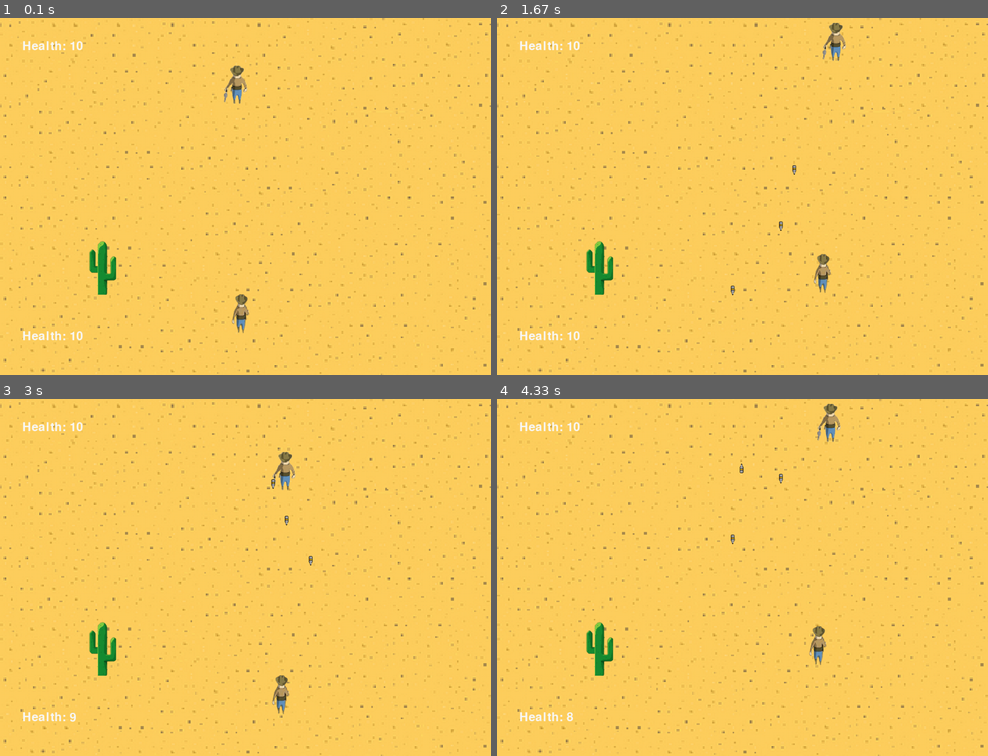
Above: before the commit, frames 1-4 (two rows, left to right).
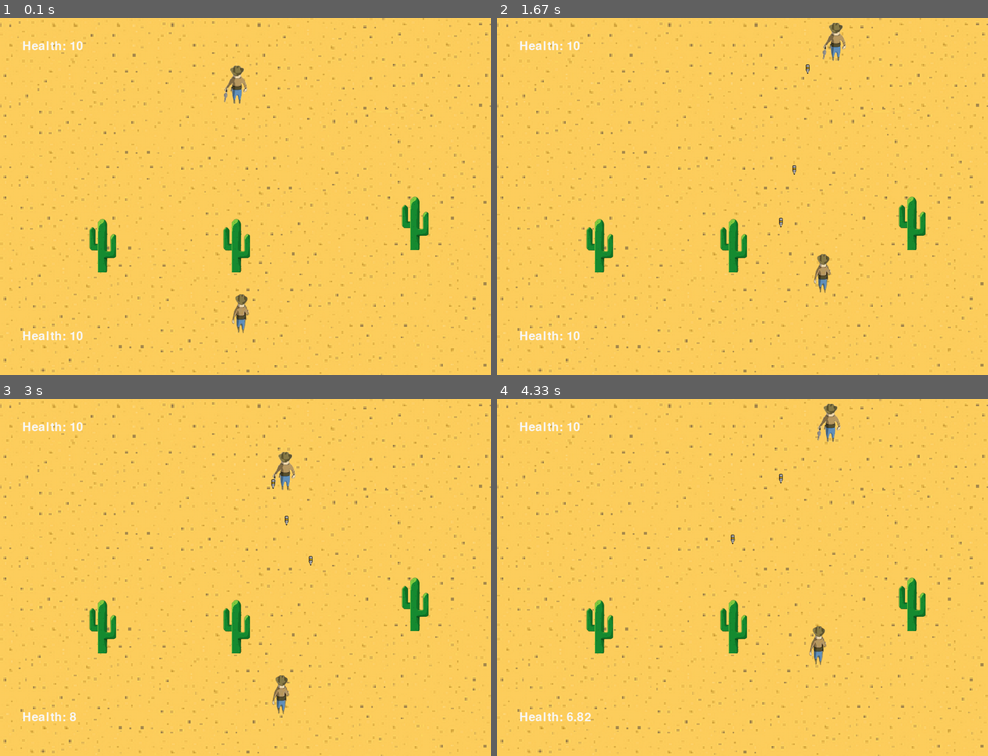
Above: after the commit, the same moments.

Repository: Ivailo2707/Pygame_Project_Cowboy
Game: pygame game, started from main.py
The game is run twice, just before and just after one commit, with the same random seed, the same clock (stepped at 60 frames per second) and the same inputs.
Inputs:
- Up to frame 1 (0.1 s): no input
- Up to frame 2 (1.67 s): tap Ctrl at 0.33 s; hold Right 0.67-1.13 s; hold D 0.67-1.13 s; tap Right Ctrl at 0.73, 1.03, 1.23, 1.57 s; hold Up 1.17-1.47 s; hold W 1.17-1.47 s; hold Right from 1.5 s (still down); hold D from 1.5 s (still down)
- Up to frame 3 (3 s): tap Right Ctrl at 1.87, 2.07, 2.37, 2.63, 2.97 s; release Right at 1.97 s; release D at 1.97 s; hold Left 2-2.53 s; hold A 2-2.53 s; hold Down 2.57-2.87 s; hold S 2.57-2.87 s; hold Left from 2.9 s (still down); hold A from 2.9 s (still down)
- Up to frame 4 (4.33 s): tap Right Ctrl at 3.27, 3.4, 3.8, 4.1 s; release Left at 3.3 s; release A at 3.3 s; hold Up 3.33-3.7 s; hold W 3.33-3.7 s; tap Ctrl at 3.48 s; hold Right from 3.73 s (still down); hold D from 3.73 s (still down)

The runs differ from the first frame. In frame 1, 1.6% of the frame differs, in the area x 18-88%, y 50-78%; in frame 2, 1.7%; in frame 3, 1.6%; in frame 4, 1.7%, in the area x 14-88%, y 18-91%.

Commit message:
implementing multiple cactuses on side 1

Diff:
--- a/Cactus_cover.py
+++ b/Cactus_cover.py
@@ -8,10 +8,15 @@
         self._width = width
         self._health = 5
         self._cactus_image = image
+        self._exists = True
 
     def draw(self, window):
         obstacle_image = pygame.transform.scale(self._cactus_image, (self._width, self._height))
         window.blit(obstacle_image ,(self._x, self._y, self._width, self._height))
+
+    def remove(self):
+        self._exists = False
+
 
     def get_x(self):
         return self._x
@@ -27,3 +32,16 @@
 
     def get_obstacle_rect(self):
         return pygame.Rect(self._x, self._y, self._width, self._height)
+
+    def take_bullet_damage(self):
+        self._health -= 1
+        return self._health
+
+    def get_health(self):
+        return self._health
+
+    def get_status(self):
+        if self._exists == True:
+            return True
+        else:
+            return False
--- a/Game_Controller.py
+++ b/Game_Controller.py
@@ -22,13 +22,23 @@
         self._BULLET_1_IMAGE = pygame.transform.rotate(pygame.image.load(os.path.join('Assets', 'bullet.png')), 180)
         self._BULLET_2_IMAGE = pygame.image.load(os.path.join('Assets', 'bullet.png'))
         self._P1_HIT = pygame.USEREVENT + 1
-        self._P1_CACTUS = pygame.USEREVENT + 2
-        self._P2_HIT = pygame.USEREVENT + 3
+        self._P1_COLLIDE_WITH_CACTUS_SIDE_1_NUMBER_1 = pygame.USEREVENT + 2
+        self._P1_COLLIDE_WITH_CACTUS_SIDE_1_NUMBER_2 = pygame.USEREVENT + 3
+        self._P1_COLLIDE_WITH_CACTUS_SIDE_1_NUMBER_3 = pygame.USEREVENT + 4
+        self._CACTUS_SIDE_1_NUM_1_HIT = pygame.USEREVENT + 5
+        self._CACTUS_SIDE_1_NUM_2_HIT = pygame.USEREVENT + 6
+        self._CACTUS_SIDE_1_NUM_3_HIT = pygame.USEREVENT + 7
+        self._P2_HIT = pygame.USEREVENT + 8
         self._P1_UPDATED_HEALTH = 10
         self._P2_UPDATED_HEALTH = 10
+        self._CACTUS_1_1_UPDATED_HEALTH = 5
+        self._CACTUS_1_2_UPDATED_HEALTH = 5
+        self._CACTUS_1_3_UPDATED_HEALTH = 5
         self._winner_font = pygame.font.SysFont('comicsans', 100)
         self._caput_m = (35, 15, 13) #yes, this is an actual color lol
-        self._cover_1 = Cactus_Cover(WIDTH - 900, HEIGHT - 300, 65, 50, PLAYER_1_IMAGE)
+        self._cover_1_1 = Cactus_Cover(WIDTH - 900, HEIGHT - 300, 65, 50, PLAYER_1_IMAGE)
+        self._cover_1_2 = Cactus_Cover(WIDTH - 600, HEIGHT - 350, 65, 50, PLAYER_1_IMAGE)
+        self._cover_1_3 = Cactus_Cover(WIDTH - 600, HEIGHT - 350, 65, 50, PLAYER_1_IMAGE)
 
     def handle_bullets(self):
         for bullet in self._P1_bullets:
@@ -36,6 +46,27 @@
             if self._P2.get_rect().colliderect(bullet):
                 pygame.event.post(pygame.event.Event(self._P2_HIT))
                 self._P1_bullets.remove(bullet)
+            elif self._cover_1_1.get_obstacle_rect().colliderect(bullet):
+                if self._cover_1_1.get_status():
+                    pygame.event.post(pygame.event.Event(self._CACTUS_SIDE_1_NUM_1_HIT))
+                    self._P1_bullets.remove(bullet)
+                else:
+                    pass
+
+            elif self._cover_1_2.get_obstacle_rect().colliderect(bullet):
+                if self._cover_1_2.get_status():
+                    pygame.event.post(pygame.event.Event(self._CACTUS_SIDE_1_NUM_2_HIT))
+                    self._P1_bullets.remove(bullet)
+                else:
+                    pass
+
+            elif self._cover_1_3.get_obstacle_rect().colliderect(bullet):
+                if self._cover_1_3.get_status():
+                    pygame.event.post(pygame.event.Event(self._CACTUS_SIDE_1_NUM_3_HIT))
+                    self._P1_bullets.remove(bullet)
+                else:
+                    pass
+
             elif bullet.y < 0:
                 self._P1_bullets.remove(bullet)
 
@@ -44,12 +75,39 @@
             if self._P1.get_rect().colliderect(bullet):
                 pygame.event.post(pygame.event.Event(self._P1_HIT))
                 self._P2_bullets.remove(bullet)
+            elif self._cover_1_1.get_obstacle_rect().colliderect(bullet):
+                if self._cover_1_1.get_status():
+                    pygame.event.post(pygame.event.Event(self._CACTUS_SIDE_1_NUM_1_HIT))
+                    self._P2_bullets.remove(bullet)
+                else:
+                    pass
+
+            elif self._cover_1_2.get_obstacle_rect().colliderect(bullet):
+                if self._cover_1_2.get_status():
+                    pygame.event.post(pygame.event.Event(self._CACTUS_SIDE_1_NUM_1_HIT))
+                    self._P2_bullets.remove(bullet)
+                else:
+                    pass
+
+            elif self._cover_1_3.get_obstacle_rect().colliderect(bullet):
+                if self._cover_1_3.get_status():
+                    pygame.event.post(pygame.event.Event(self._CACTUS_SIDE_1_NUM_1_HIT))
+                    self._P2_bullets.remove(bullet)
+                else:
+                    pass
+
             elif bullet.y > HEIGHT:
                 self._P2_bullets.remove(bullet)
 
     def handle_cactus_colissions(self):
-        if self._P1.get_rect().colliderect(self._cover_1.get_obstacle_rect()):
-            pygame.event.post(pygame.event.Event(self._P1_CACTUS))
+        if self._P1.get_rect().colliderect(self._cover_1_1.get_obstacle_rect()):
+            pygame.event.post(pygame.event.Event(self._P1_COLLIDE_WITH_CACTUS_SIDE_1_NUMBER_1))
+
+        elif self._P1.get_rect().colliderect(self._cover_1_2.get_obstacle_rect()):
+            pygame.event.post(pygame.event.Event(self._P1_COLLIDE_WITH_CACTUS_SIDE_1_NUMBER_1))
+
+        elif self._P1.get_rect().colliderect(self._cover_1_3.get_obstacle_rect()):
+            pygame.event.post(pygame.event.Event(self._P1_COLLIDE_WITH_CACTUS_SIDE_1_NUMBER_1))
 
     def draw_bullets(self, window):
         bullet_width = 15
@@ -75,6 +133,15 @@
     def game(self, window):
         self._P1.handle_movement()
         self._P2.handle_movement()
+        if self._CACTUS_1_1_UPDATED_HEALTH <= 0:
+            self._cover_1_1.remove()
+
+        if self._CACTUS_1_2_UPDATED_HEALTH <= 0:
+            self._cover_1_2.remove()
+
+        if self._CACTUS_1_3_UPDATED_HEALTH <= 0:
+            self._cover_1_3.remove()
+
         for event in pygame.event.get():
             if event.type == pygame.QUIT:
                 run = False
@@ -93,12 +160,36 @@
             if event.type == self._P2_HIT:
                 self._P2_UPDATED_HEALTH = self._P2.take_normal_damage()
 
-            if event.type == self._P1_CACTUS:
-                self._P1_UPDATED_HEALTH = self._P1.take_colission_with_cactus_damage()
+            if event.type == self._P1_COLLIDE_WITH_CACTUS_SIDE_1_NUMBER_1:
+                if self._cover_1_1.get_status() == True:
+                    self._P1_UPDATED_HEALTH = self._P1.take_colission_with_cactus_damage()
+                else:
+                    self._P1_UPDATED_HEALTH = self._P1_UPDATED_HEALTH
+
+            if event.type == self._P1_COLLIDE_WITH_CACTUS_SIDE_1_NUMBER_2:
+                if self._cover_1_2.get_status() == True:
+                    self._P1_UPDATED_HEALTH = self._P1.take_colission_with_cactus_damage()
+                else:
+                    self._P1_UPDATED_HEALTH = self._P1_UPDATED_HEALTH
+
+            if event.type == self._P1_COLLIDE_WITH_CACTUS_SIDE_1_NUMBER_3:
+                if self._cover_1_3.get_status() == True:
+                    self._P1_UPDATED_HEALTH = self._P1.take_colission_with_cactus_damage()
+                else:
+                    self._P1_UPDATED_HEALTH = self._P1_UPDATED_HEALTH
+
 
             if event.type == self._P1_HIT:
                 self._P1_UPDATED_HEALTH = self._P1.take_normal_damage()
 
+            if event.type == self._CACTUS_SIDE_1_NUM_1_HIT:
+                self._CACTUS_1_1_UPDATED_HEALTH = self._cover_1_1.take_bullet_damage()
+
+            if event.type == self._CACTUS_SIDE_1_NUM_2_HIT:
+                self._CACTUS_1_2_UPDATED_HEALTH = self._cover_1_1.take_bullet_damage()
+
+            if event.type == self._CACTUS_SIDE_1_NUM_3_HIT:
+                self._CACTUS_1_3_UPDATED_HEALTH = self._cover_1_1.take_bullet_damage()
 
         winner_text = ""
         if self._P2.get_health() <= 0:
@@ -113,6 +204,8 @@
         self.handle_cactus_colissions()
         self.handle_bullets()
 
+        print(self._cover_1_1.get_status(), '|', self._cover_1_2.get_status(), '|', self._cover_1_3.get_status())
+
     def get_1_curr_health(self):
         return self._P1_UPDATED_HEALTH
 
--- a/Player1.py
+++ b/Player1.py
@@ -30,7 +30,7 @@
 
     def handle_movement(self):
         keys_pressed = pygame.key.get_pressed()
-        if keys_pressed [pygame.K_w] and self._y + self._VEL > HEIGHT/2:
+        if keys_pressed [pygame.K_w] and self._y + self._VEL > HEIGHT/2 - 30:
             self._y -= self._VEL
         if keys_pressed [pygame.K_a] and self._x + self._VEL > -10:
             self._x -= self._VEL
--- a/Player2.py
+++ b/Player2.py
@@ -36,7 +36,7 @@
             self._x += self._VEL
         if keys_pressed [pygame.K_UP] and self._y - self._VEL > 0:
             self._y -= self._VEL
-        if keys_pressed [pygame.K_DOWN] and self._y - self._VEL < HEIGHT/2 - self._height:
+        if keys_pressed [pygame.K_DOWN] and self._y - self._VEL < HEIGHT/2 - self._height - 10:
             self._y += self._VEL
 
     def get_x(self):
--- a/main.py
+++ b/main.py
@@ -19,7 +19,9 @@
 P1 = Player1(WIDTH/2 - 60, 600, 100, 130, PLAYER_1_IMAGE)
 P2 = Player2(WIDTH/2 - 60, 100, 80, 100, PLAYER_2_IMAGE)
 GaCtrl = Game_Controller()
-SIDE_1_COVER_1 = Cactus_Cover(WIDTH - 900, HEIGHT - 300, 120, 60, CACTUS_IMAGE)
+SIDE_1_COVER_1 = Cactus_Cover(WIDTH - 900, HEIGHT - 350, 120, 60, CACTUS_IMAGE)
+SIDE_1_COVER_2 = Cactus_Cover(WIDTH - 600, HEIGHT - 350, 120, 60, CACTUS_IMAGE)
+SIDE_1_COVER_3 = Cactus_Cover(WIDTH - 200, HEIGHT - 400, 120, 60, CACTUS_IMAGE)
 
 DESERT = pygame.transform.scale(pygame.image.load(os.path.join('Assets', 'Desert.png')), (WIDTH, HEIGHT))
 
@@ -27,9 +29,30 @@
     WIN.blit(DESERT, (0, 0))
     P1.draw_health(WIN, GaCtrl.get_1_curr_health())
     P2.draw_health(WIN, GaCtrl.get_2_curr_health())
+    if SIDE_1_COVER_1.get_status():
+        SIDE_1_COVER_1.draw(WIN)
+
+    elif not SIDE_1_COVER_1.get_status():
+        background_rect = pygame.Rect(WIDTH - 900, HEIGHT - 300, 120, 60)
+        WIN.blit(DESERT, (WIDTH - 900, HEIGHT - 300), background_rect)
+
+    if SIDE_1_COVER_2.get_status():
+        SIDE_1_COVER_2.draw(WIN)
+
+    elif not SIDE_1_COVER_2.get_status():
+        background_rect = pygame.Rect(WIDTH - 900, HEIGHT - 300, 120, 60)
+        WIN.blit(DESERT, (WIDTH - 900, HEIGHT - 300), background_rect)
+
+    if SIDE_1_COVER_3.get_status():
+        SIDE_1_COVER_3.draw(WIN)
+
+    elif not SIDE_1_COVER_3.get_status():
+        background_rect = pygame.Rect(WIDTH - 900, HEIGHT - 300, 120, 60)
+        WIN.blit(DESERT, (WIDTH - 900, HEIGHT - 300), background_rect)
+
+
     P1.draw(WIN)
     P2.draw(WIN)
-    SIDE_1_COVER_1.draw(WIN)
     GaCtrl.draw_bullets(WIN)
     pygame.display.update()
 
--- a/tempCodeRunnerFile.py
+++ /dev/null
@@ -1 +0,0 @@
-BuCtrl = Bullet_Controller()
